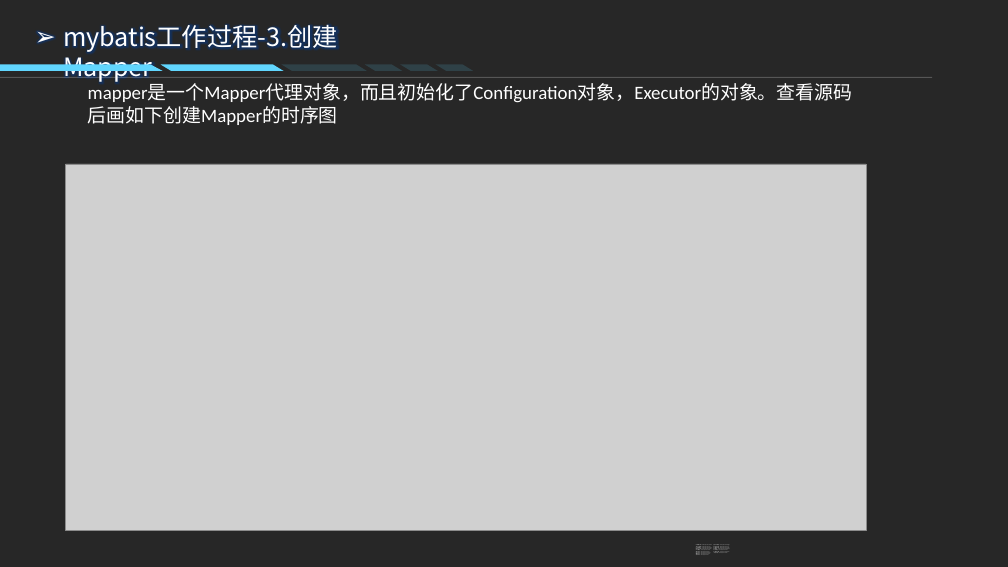
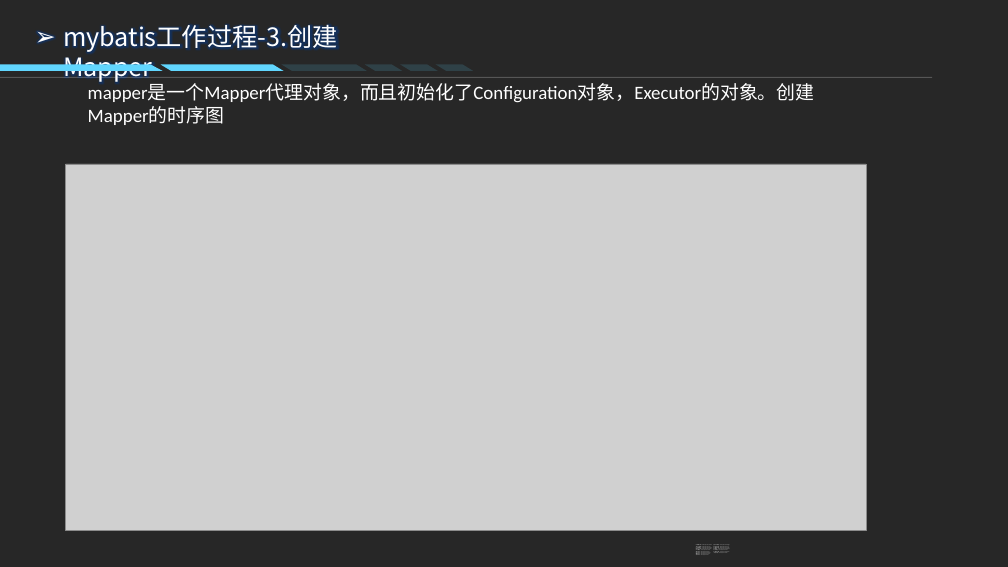
Before and after one commit to chirongqi/study-java-dao, a slide deck: slide 18 of mybatis技术分享/MyBatis技术分享.pptx. Drawn at 1008x567 pixels with LibreOffice and Linux fonts; fonts in the diff are those of the drawing; grey boxes stand for pictures; background and template pictures are left out; a plain dark background stands for a picture behind light text. Boxes give left, top, right and bottom in pixels: in the first picture for what was removed or moved away, otherwise in the second. Text is boxed around its words. In the diff, an @@ line names an element or a change of style, - is before the commit and + after.

```diff
--- a/mybatis技术分享/MyBatis技术分享.pptx
+++ b/mybatis技术分享/MyBatis技术分享.pptx
@@ text at bbox=[88, 84, 815, 125]: text changed @@
-mapper是一个Mapper代理对象，而且初始化了Configuration对象，Executor的对象。查看源码后画如下创建Mapper的时序图
+mapper是一个Mapper代理对象，而且初始化了Configuration对象，Executor的对象。创建Mapper的时序图
```
Also in this commit, not shown: 2 other slides changed.
